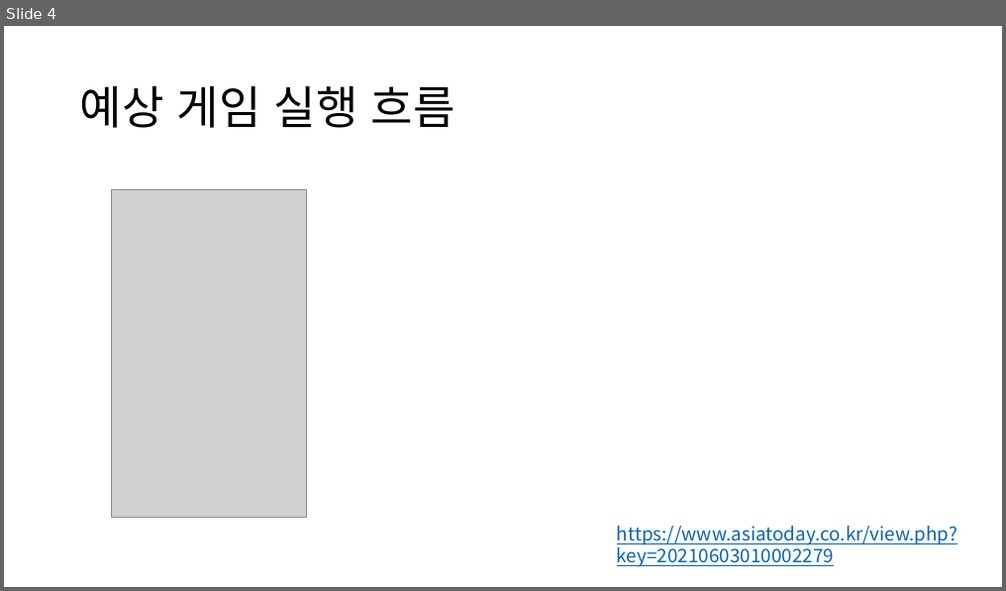
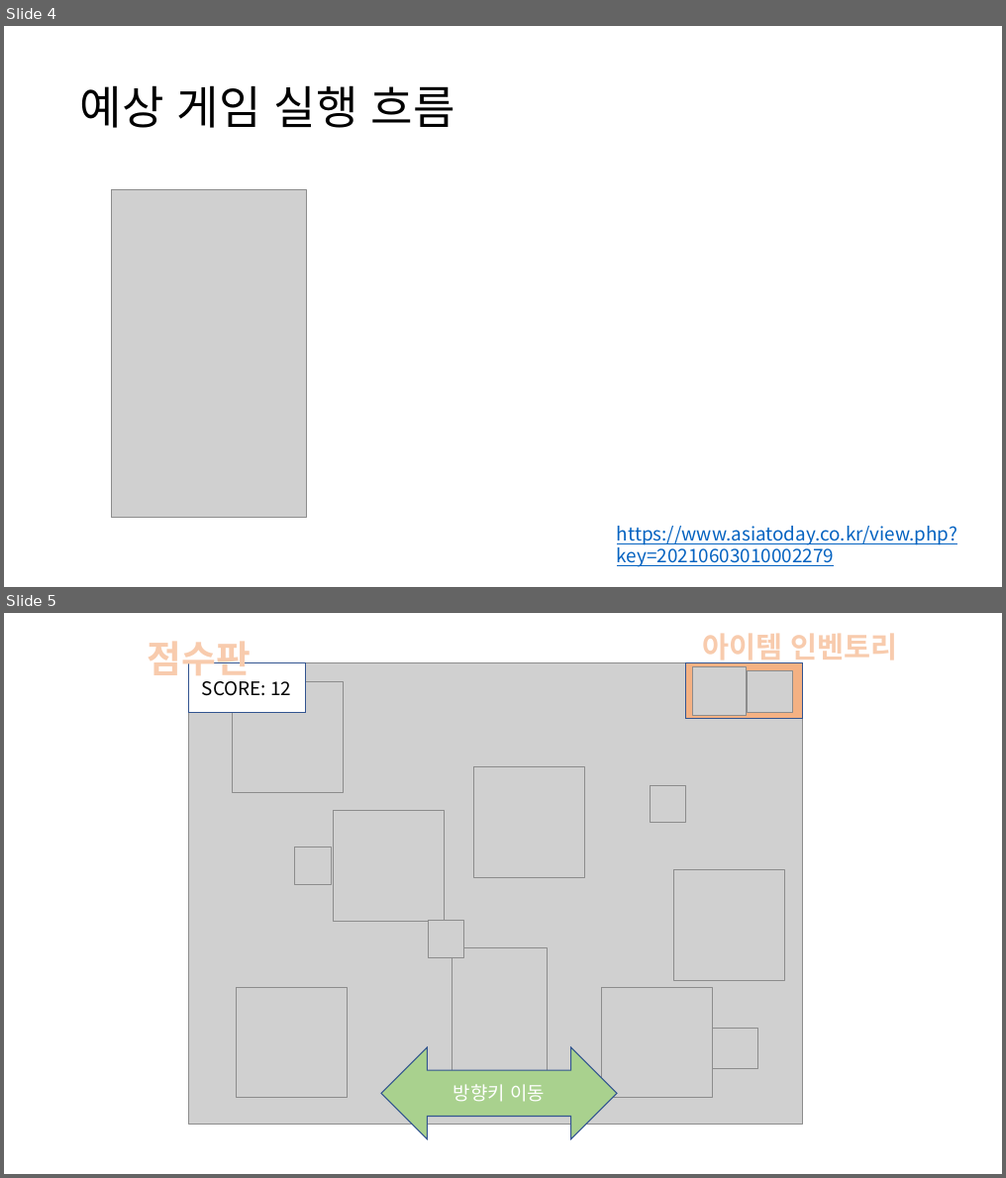
Before and after one commit to hannahBak/2021184014_2DGP_DRILL, a slide deck: 1차 프로젝트 발표/프레젠테이션1.pptx. Shown one above the other, each under a label of ours: slide 4 before the commit, slides 4 and 5 after it. The pictures are 1006x591 and 1006x1178 pixels, drawn with LibreOffice and Linux fonts; fonts in the diff are those of the drawing; grey boxes stand for pictures. Boxes give left, top, right and bottom in pixels: in the first picture for what was removed or moved away, otherwise in the second. Text is boxed around its words. In the diff, an @@ line names an element or a change of style, - is before the commit and + after.

```diff
--- a/1차 프로젝트 발표/프레젠테이션1.pptx
+++ b/1차 프로젝트 발표/프레젠테이션1.pptx
@@ slide 5 added at bbox=[4, 613, 1002, 1174], background #FFFFFF @@
@@ text added at bbox=[148, 641, 251, 683], 36 pt, text #F8CBAD, bold @@
+점수판
@@ text added at bbox=[702, 633, 898, 665], 28 pt, text #F8CBAD, bold @@
+아이템 인벤토리
@@ picture added at bbox=[188, 663, 803, 1124] @@
@@ rectangle added at bbox=[188, 663, 305, 713], fill #FFFFFF, outline #325491 1 pt, 18 pt, text #000000 @@
+SCORE: 12
@@ rectangle added at bbox=[686, 663, 803, 718], fill #F4B183, outline #325491 1 pt @@
@@ picture added at bbox=[693, 666, 746, 716] @@
@@ picture added at bbox=[747, 670, 792, 712] @@
@@ picture added at bbox=[233, 682, 344, 792] @@
@@ picture added at bbox=[474, 767, 585, 878] @@
@@ picture added at bbox=[650, 785, 686, 823] @@
@@ picture added at bbox=[334, 811, 445, 922] @@
@@ picture added at bbox=[295, 848, 331, 884] @@
@@ picture added at bbox=[674, 869, 785, 980] @@
@@ picture added at bbox=[429, 921, 464, 959] @@
@@ picture added at bbox=[451, 949, 547, 1081] @@
@@ picture added at bbox=[236, 987, 347, 1098] @@
@@ picture added at bbox=[602, 987, 713, 1098] @@
@@ picture added at bbox=[712, 1028, 757, 1069] @@
@@ left right arrow added at bbox=[381, 1048, 617, 1140], fill #A9D18E, outline #325491 1 pt, 18 pt, text #FFFFFF @@
+방향키 이동
```
Also in this commit, not shown: 2 slides changed, 1 other slide added, 1 slide removed.
